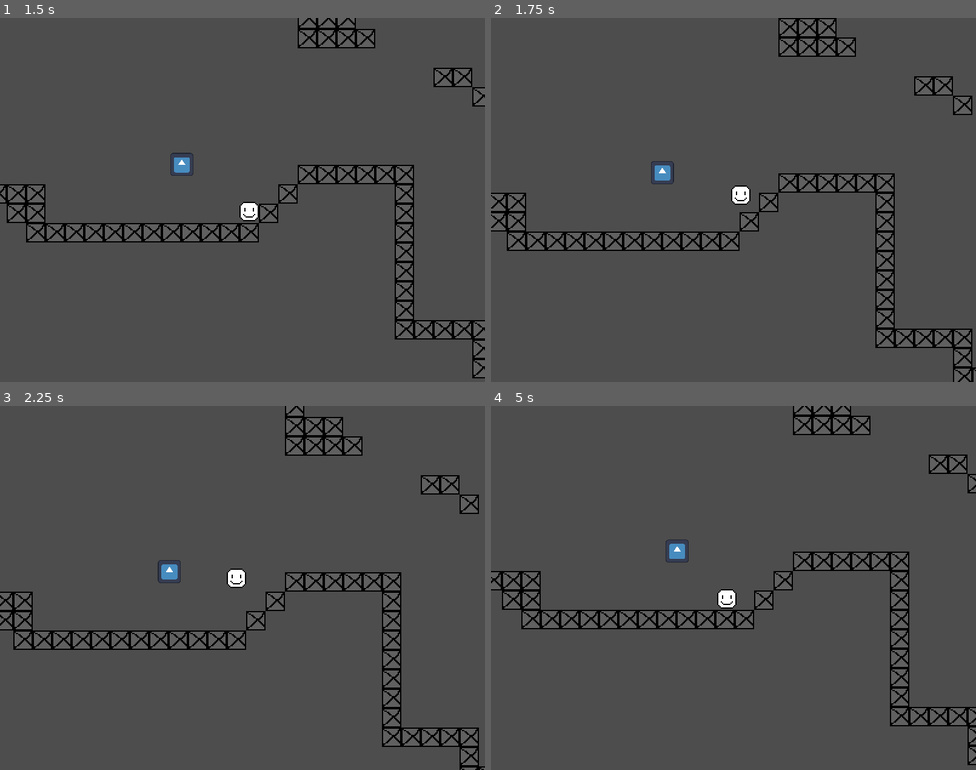
Above: before the commit, frames 1-4 (two rows, left to right).
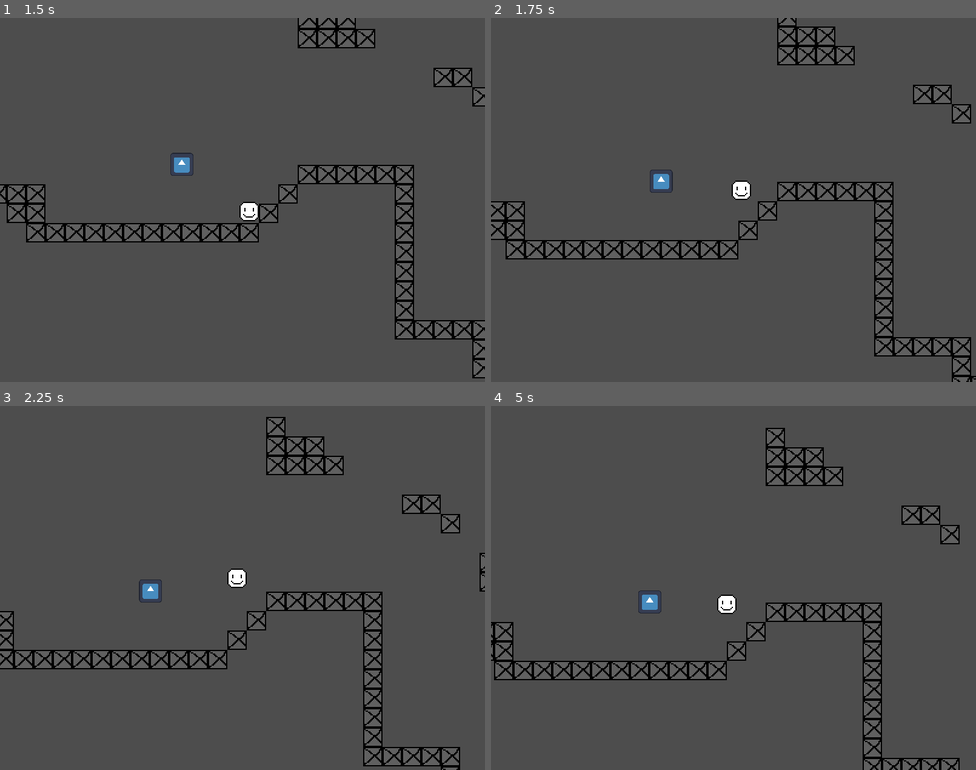
Above: after the commit, the same moments.

Repository: makersfromsmiles/gmtk2024
Game: Godot game, scene res://Scenes/robot_game.tscn
Same seed, same stepped clock (60 frames per second), same inputs: the game is played once before the commit and once after it. The engine's default icon, where the game draws it, is replaced by a stand-in: a white triangle on a blue panel in a dark square.
Inputs:
- Up to frame 1 (1.5 s): tap Enter (ui_accept) at 0.5, 0.6, 0.77, 1.07 s; hold Right (ui_right) from 0.53 s (still down); tap E (interact) at 1.35 s
- Up to frame 2 (1.75 s): keep holding Right (ui_right); tap Enter (ui_accept) at 1.52, 1.55 s
- Up to frame 3 (2.25 s): tap Enter (ui_accept) at 1.82, 2.1 s; release Right (ui_right) at 2.03 s; hold Left (ui_left) from 2.03 s (still down)
- Up to frame 4 (5 s): release Left (ui_left) at 2.78 s; hold Right (ui_right) 2.78-4.28 s; tap E (interact) at 2.85, 4.35 s; tap Enter (ui_accept) at 3.02, 3.05, 3.32, 3.6, 3.77, 4.07, 4.52, 4.55, 4.82 s; hold Left (ui_left) from 4.28 s (still down)

Frame 1 is identical in both runs. In frame 2, 6.5% of the frame differs, in the area x 0-100%, y 0-100%; in frame 3, 7.5%; in frame 4, 8.3%.

Commit message:
More complex character controls

Diff:
--- a/Objects/robot.gd
+++ b/Objects/robot.gd
@@ -3,10 +3,15 @@
 
 const SPEED = 80.0
 const JUMP_VELOCITY = -200.0
+const CLIMB_VELOCITY = -250.0
 const KILL_VELOCITY = 350
+
+var mid_jump = false;
 
 var can_control = true
 var previous_frame_y_velocity
+
+var can_jump = true
 
 @onready var reset_timer = $Timer
 
@@ -20,23 +25,40 @@
 			can_control = false
 			reset_timer.start()
 
+	if is_on_floor():
+		mid_jump = false;
+
 	# Handle jump.
-	if Input.is_action_just_pressed("ui_accept") and is_on_floor() and can_control:
+	if Input.is_action_just_pressed("ui_accept") and _can_climb():
+		velocity.y = CLIMB_VELOCITY
+		mid_jump = true
+	elif Input.is_action_just_pressed("ui_accept") and _can_jump():
 		velocity.y = JUMP_VELOCITY
+		mid_jump = true
 
 	# Get the input direction and handle the movement/deceleration.
-	if can_control:
+	if can_control and (is_on_floor() or _can_move_midair()):
 		var direction := Input.get_axis("ui_left", "ui_right")
 		if direction:
 			velocity.x = direction * SPEED
 		else:
 			velocity.x = move_toward(velocity.x, 0, SPEED)
+	elif not is_on_floor() and not _can_move_midair():
+		velocity.x = 0.0
 	else:
 		velocity.x = lerp(velocity.x, 0.0, delta*4)
 
 	previous_frame_y_velocity = velocity.y
 	move_and_slide()
 
+func _can_jump():
+	return is_on_floor() and can_control
+
+func _can_climb():
+	return is_on_floor() and is_on_wall() and can_control
+
+func _can_move_midair():
+	return velocity.y < 0 or mid_jump
 
 func _on_timer_timeout() -> void:
 	get_tree().reload_current_scene()
